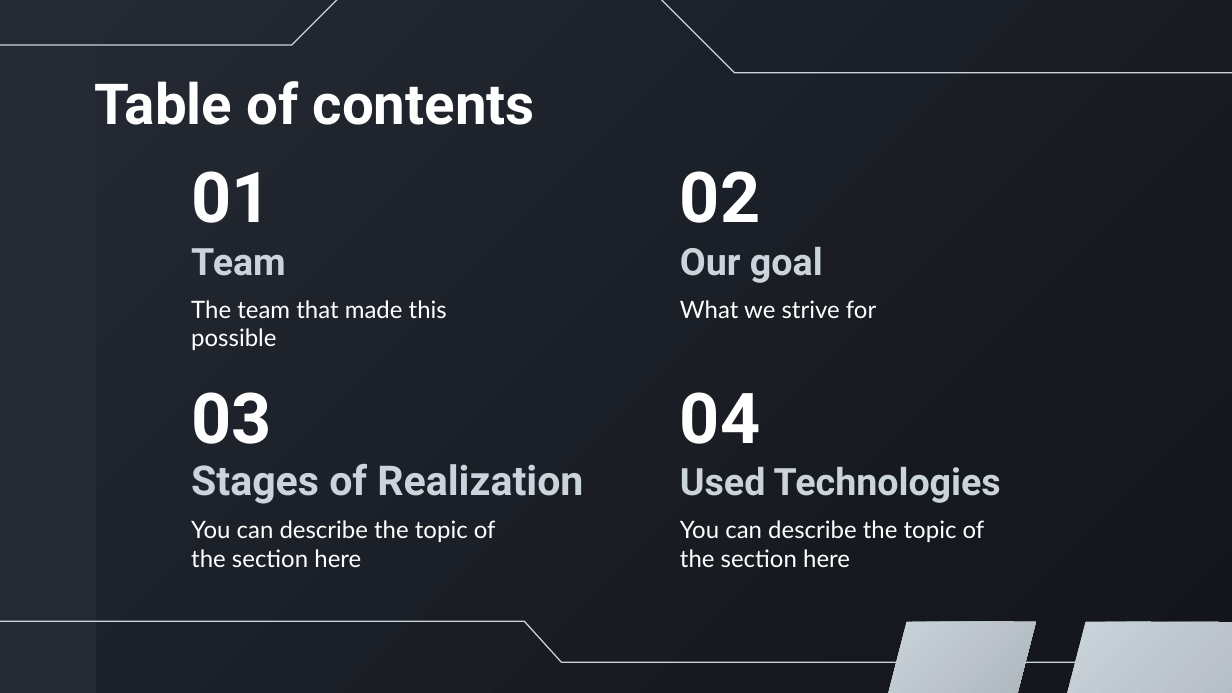
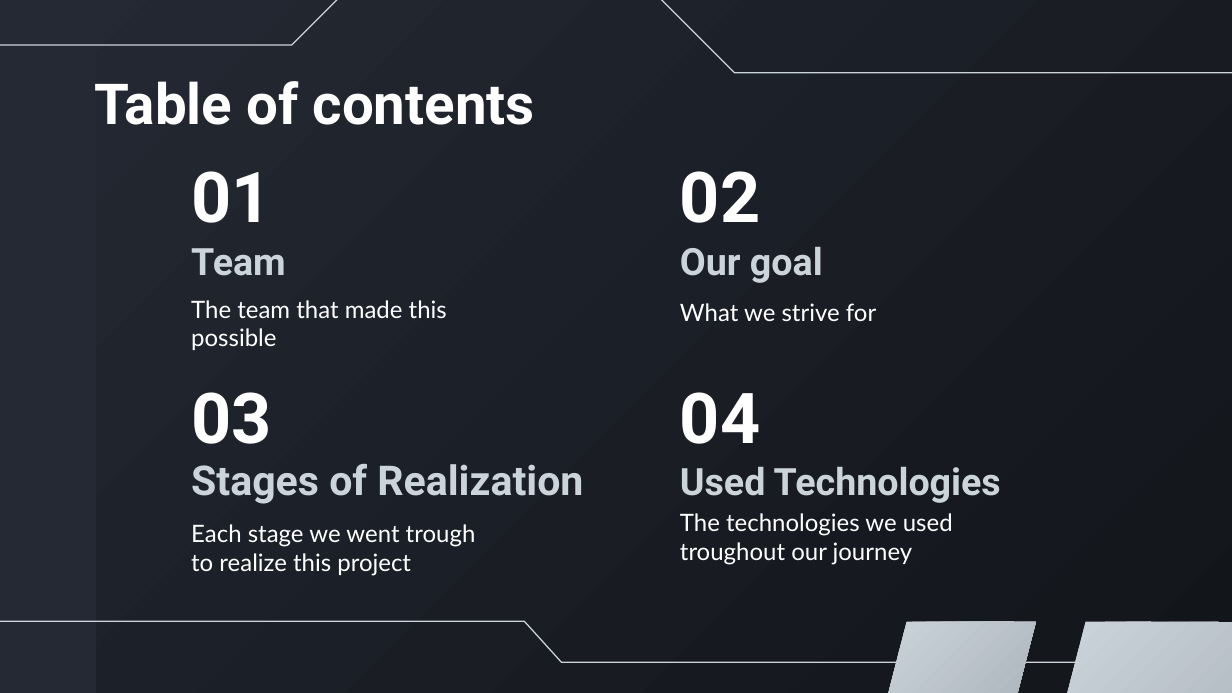
Before and after one commit to TPZhekov22/Automatronix, a slide deck: slide 2 of Documentation/project_presentation.pptx. Drawn at 1232x693 pixels with LibreOffice and Linux fonts; fonts in the diff are those of the drawing. Boxes give left, top, right and bottom in pixels: in the first picture for what was removed or moved away, otherwise in the second. Text is boxed around its words. In the diff, an @@ line names an element or a change of style, - is before the commit and + after.

Commit message:
Modify presentation

```diff
--- a/Documentation/project_presentation.pptx
+++ b/Documentation/project_presentation.pptx
@@ subtitle at [191, 524, 476, 576]: text changed @@
-You can describe the topic of the section here
+Each stage we went trough to realize this project
@@ subtitle at [680, 513, 953, 565]: text changed @@
-You can describe the topic of the section here
+The technologies we used troughout our journey
```
Also in this commit, not shown: 1 other slide changed.
